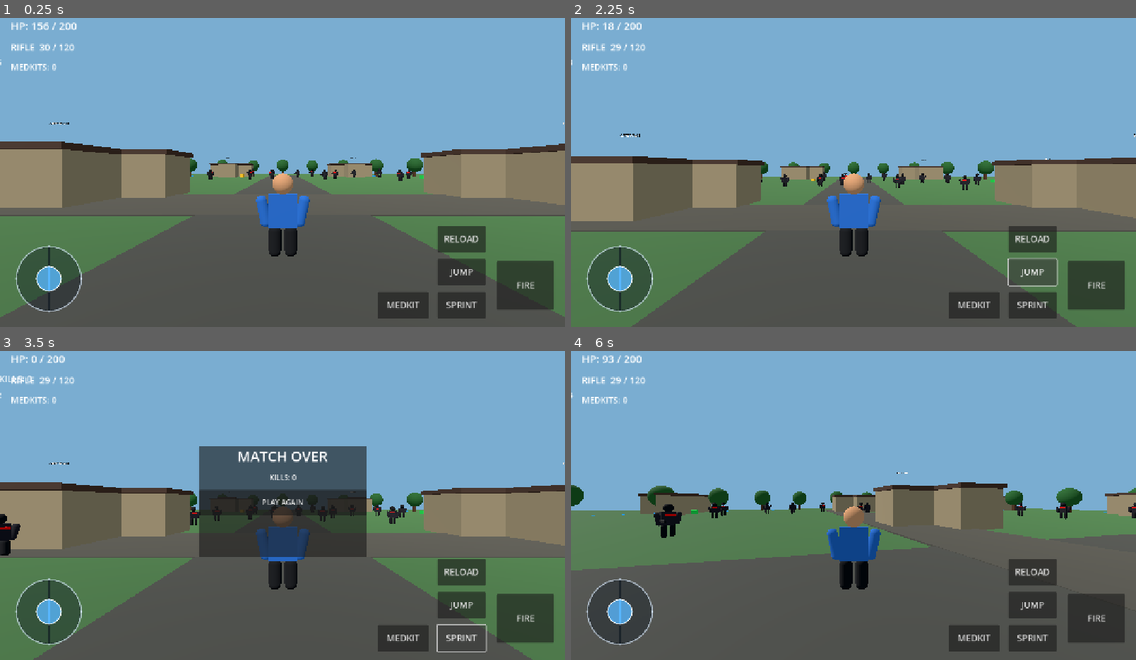
Above: before the commit, frames 1-4 (two rows, left to right).
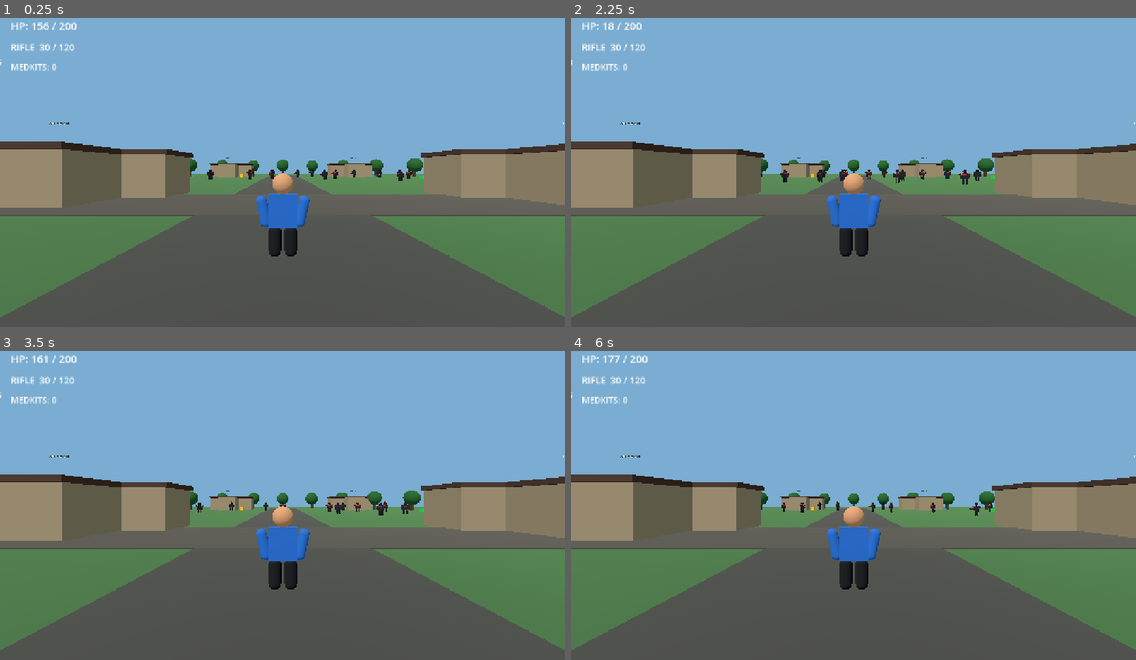
Above: after the commit, the same moments.

Repository: suhansarkerzzz-afk/Free-Fire-2017-Classic-Remastered
Game: Godot game, scene res://scenes/main.tscn
Two runs of this game, one before a commit and one after it. Both use one fixed random seed, a clock stepped at 60 frames per second and the inputs below.
Inputs (mouse positions are in pixels of both pictures, inside the frame that each line leads up to):
- Up to frame 1 (0.25 s): no input
- Up to frame 2 (2.25 s): click (1096, 283) at 0.5 s, where only the run before the commit has a clickable "FIRE"; click (1034, 237) at 1.25 s, where only the run before the commit has a clickable "RELOAD"; click (1034, 271) at 2 s, where only the run before the commit has a clickable "JUMP"
- Up to frame 3 (3.5 s): click "SPRINT" (after the commit: "PLAY AGAIN") at 2.75 s
- Up to frame 4 (6 s): click (972, 638) at 3.5 s, where only the run before the commit has a clickable "MEDKIT"; click (853, 502) at 4.25 s, where only the run before the commit has a clickable "PLAY AGAIN"; move the mouse to (977, 483) at 5.02 s; hold D (move_right) 5.03-5.75 s; hold Shift (sprint) 5.03-5.75 s; tap F (fire) at 5.1 s; click (977, 483) at 5.17 s; tap Space (jump) at 5.27, 5.57 s; click (853, 502) at 5.75 s, where only the run after the commit has a clickable "PLAY AGAIN"

The runs differ from the first frame. In frame 1, 6.3% of the frame differs, in the area x 2-98%, y 67-98%; in frame 2, 20%; in frame 3, 25%; in frame 4, 31%, in the area x 0-100%, y 1-98%.

Commit message:
Respect Android display safe areas in match HUD

Diff:
--- a/GodotPort/scripts/main.gd
+++ b/GodotPort/scripts/main.gd
@@ -16,6 +16,10 @@
 var zone_ui_timer := 0.0
 var bot_label: Label
 var fire_button: Button
+var reload_button: Button
+var jump_button: Button
+var sprint_button: Button
+var medkit_button: Button
 var touch_move_id := -1
 var touch_look_id := -1
 var move_origin := Vector2.ZERO
@@ -35,6 +39,9 @@
     _build_world()
     _build_menu()
     _build_hud()
+    hud_layer.resized.connect(_layout_hud)
+    get_viewport().size_changed.connect(_layout_hud)
+    call_deferred("_layout_hud")
     hud_layer.hide()
     # Start the playable scene immediately on Android so the first screen is the 3D island, not a text-only menu.
     call_deferred("start_match")
@@ -323,11 +330,11 @@
     zone_label.anchor_right = 0.5
     zone_label.position.x = -170
     # Keep the touch controls separated so they remain usable in landscape on phones.
-    _make_mobile_button("FIRE", Vector2(-155, -150), Vector2(130, 110), _fire_pressed, _fire_released)
-    _make_mobile_button("RELOAD", Vector2(-290, -230), Vector2(110, 60), func(): player.reload_weapon())
-    _make_mobile_button("JUMP", Vector2(-290, -155), Vector2(110, 60), func(): _jump_player())
-    _make_mobile_button("SPRINT", Vector2(-290, -80), Vector2(110, 60), func(): player.sprinting = not player.sprinting)
-    _make_mobile_button("MEDKIT", Vector2(-425, -80), Vector2(115, 60), _use_medkit)
+    fire_button = _make_mobile_button("FIRE", Vector2(-155, -150), Vector2(130, 110), _fire_pressed, _fire_released)
+    reload_button = _make_mobile_button("RELOAD", Vector2(-290, -230), Vector2(110, 60), func(): player.reload_weapon())
+    jump_button = _make_mobile_button("JUMP", Vector2(-290, -155), Vector2(110, 60), func(): _jump_player())
+    sprint_button = _make_mobile_button("SPRINT", Vector2(-290, -80), Vector2(110, 60), func(): player.sprinting = not player.sprinting)
+    medkit_button = _make_mobile_button("MEDKIT", Vector2(-425, -80), Vector2(115, 60), _use_medkit)
     inventory_label = _make_hud_label("MEDKITS: 0", Vector2(24, 116), Vector2(260, 38), 19)
     _make_move_pad()
 
@@ -371,7 +378,7 @@
     hud_layer.add_child(label)
     return label
 
-func _make_mobile_button(text_value: String, pos: Vector2, size: Vector2, down: Callable, up: Callable = Callable()) -> void:
+func _make_mobile_button(text_value: String, pos: Vector2, size: Vector2, down: Callable, up: Callable = Callable()) -> Button:
     var button := Button.new()
     button.text = text_value
     button.size = size
@@ -385,6 +392,71 @@
     if up.is_valid():
         button.button_up.connect(up)
     hud_layer.add_child(button)
+    return button
+
+func _get_safe_area_insets(viewport_size: Vector2) -> Vector4:
+    var window_size := DisplayServer.window_get_size()
+    if window_size.x <= 0 or window_size.y <= 0:
+        return Vector4.ZERO
+
+    var safe_rect := DisplayServer.get_display_safe_area()
+    if safe_rect.size.x <= 0 or safe_rect.size.y <= 0:
+        return Vector4.ZERO
+
+    # DisplayServer safe-area values are in screen pixels; convert them into
+    # the current Godot viewport's coordinate space before positioning controls.
+    var window_position := DisplayServer.window_get_position()
+    var left_px := clampf(float(safe_rect.position.x - window_position.x), 0.0, float(window_size.x) * 0.2)
+    var top_px := clampf(float(safe_rect.position.y - window_position.y), 0.0, float(window_size.y) * 0.2)
+    var right_px := clampf(float(window_position.x + window_size.x - safe_rect.end.x), 0.0, float(window_size.x) * 0.2)
+    var bottom_px := clampf(float(window_position.y + window_size.y - safe_rect.end.y), 0.0, float(window_size.y) * 0.2)
+
+    var scale_x := viewport_size.x / float(window_size.x)
+    var scale_y := viewport_size.y / float(window_size.y)
+    return Vector4(left_px * scale_x, top_px * scale_y, right_px * scale_x, bottom_px * scale_y)
+
+func _layout_hud() -> void:
+    if not is_instance_valid(hud_layer) or not is_instance_valid(health_label):
+        return
+
+    var viewport_size := hud_layer.size
+    if viewport_size.x <= 0.0 or viewport_size.y <= 0.0:
+        return
+
+    var insets := _get_safe_area_insets(viewport_size)
+    var safe_left := insets.x
+    var safe_top := insets.y
+    var safe_right := insets.z
+    var safe_bottom := insets.w
+
+    health_label.position = Vector2(safe_left + 24.0, safe_top + 18.0)
+    ammo_label.position = Vector2(safe_left + 24.0, safe_top + 70.0)
+    inventory_label.position = Vector2(safe_left + 24.0, safe_top + 116.0)
+
+    bot_label.position = Vector2(-320.0 - safe_right, safe_top + 18.0)
+
+    # Center status text inside the usable safe rectangle, not beneath a notch.
+    var usable_width := maxf(1.0, viewport_size.x - safe_left - safe_right)
+    var safe_center_anchor := clampf((safe_left + usable_width * 0.5) / viewport_size.x, 0.0, 1.0)
+    status_label.anchor_left = safe_center_anchor
+    status_label.anchor_right = safe_center_anchor
+    status_label.position = Vector2(-150.0, safe_top + 68.0)
+    zone_label.anchor_left = safe_center_anchor
+    zone_label.anchor_right = safe_center_anchor
+    zone_label.position = Vector2(-170.0, safe_top + 108.0)
+
+    if is_instance_valid(fire_button):
+        fire_button.position = Vector2(-155.0 - safe_right, -150.0 - safe_bottom)
+    if is_instance_valid(reload_button):
+        reload_button.position = Vector2(-290.0 - safe_right, -230.0 - safe_bottom)
+    if is_instance_valid(jump_button):
+        jump_button.position = Vector2(-290.0 - safe_right, -155.0 - safe_bottom)
+    if is_instance_valid(sprint_button):
+        sprint_button.position = Vector2(-290.0 - safe_right, -80.0 - safe_bottom)
+    if is_instance_valid(medkit_button):
+        medkit_button.position = Vector2(-425.0 - safe_right, -80.0 - safe_bottom)
+    if is_instance_valid(move_pad):
+        move_pad.position = Vector2(35.0 + safe_left, -185.0 - safe_bottom)
 
 func _spawn_loot() -> void:
     # Lightweight proximity pickups: green medkits and yellow rifle-ammo crates.
